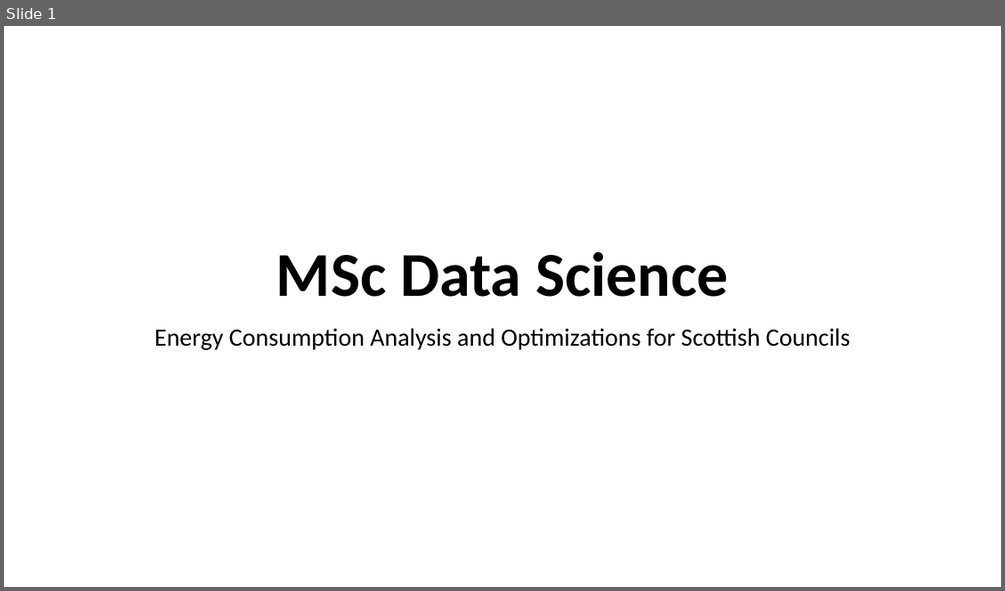
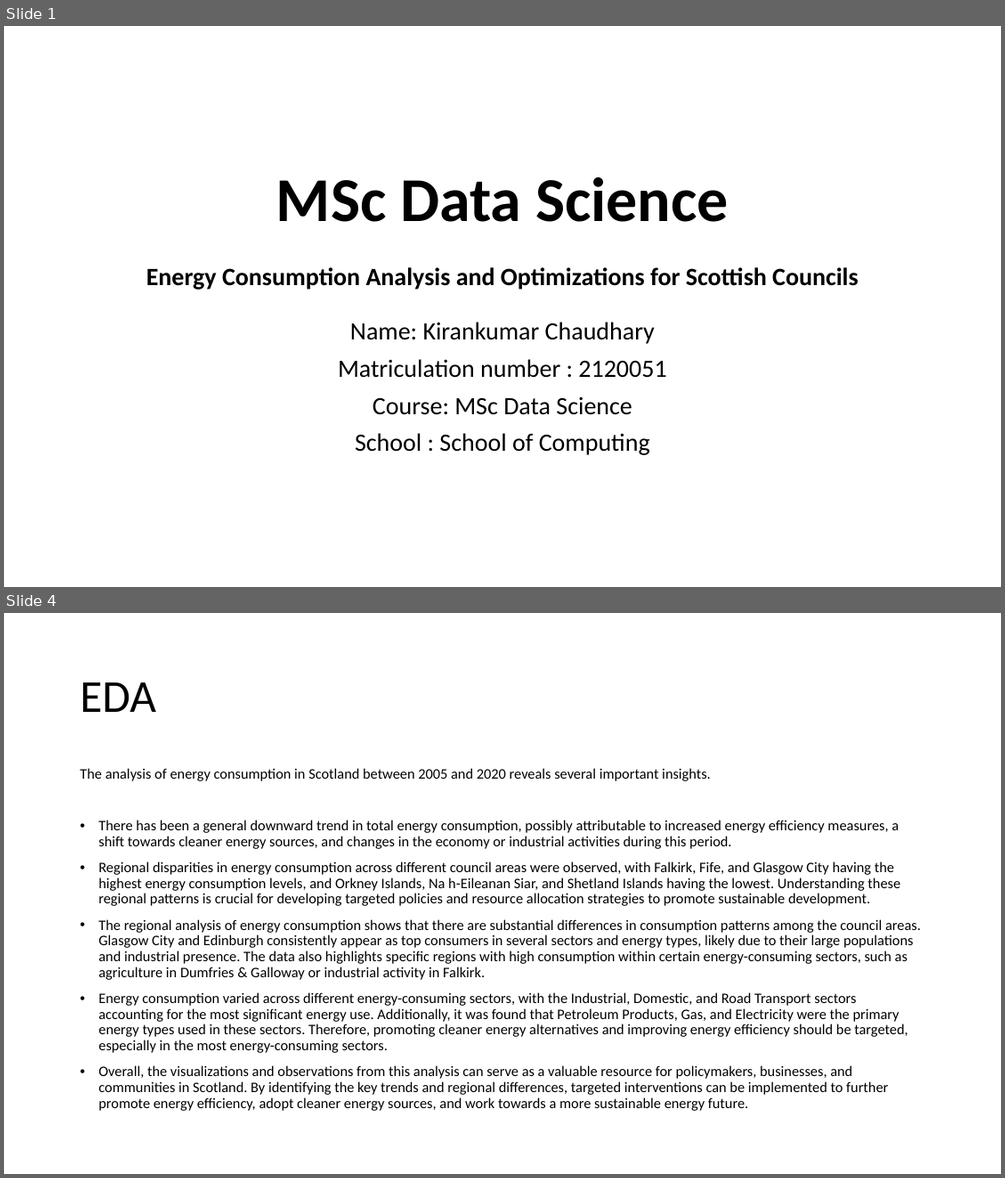
Before and after one commit to kirankrch24/MSc-Project, a slide deck: Presentation.pptx. Shown one above the other, each under a label of ours: slide 1 before the commit, slides 1 and 4 after it; the slides between them are not shown. The pictures are 1005x591 and 1005x1178 pixels, drawn with LibreOffice and Linux fonts; fonts in the diff are those of the drawing. Boxes give left, top, right and bottom in pixels: in the first picture for what was removed or moved away, otherwise in the second. Text is boxed around its words. In the diff, an @@ line names an element or a change of style, - is before the commit and + after.

```diff
--- a/Presentation.pptx
+++ b/Presentation.pptx
@@ slide 4 added at box(4, 613, 1001, 1174), background #FFFFFF @@
@@ title added at box(80, 682, 156, 712), 44 pt, text #000000 @@
+EDA
@@ text added at box(80, 768, 921, 1111), 14 pt, text #000000 @@
+The analysis of energy consumption in Scotland between 2005 and 2020 reveals several important insights.
+• There has been a general downward trend in total energy consumption, possibly attributable to increased energy efficiency measures, a shift towards cleaner energy sources, and changes in the economy or industrial activities during this period.
+• Regional disparities in energy consumption across different council areas were observed, with Falkirk, Fife, and Glasgow City having the highest energy consumption levels, and Orkney Islands, Na h-Eileanan Siar, and Shetland Islands having the lowest. Understanding these regional patterns is crucial for developing targeted policies and resource allocation strategies to promote sustainable development.
+• The regional analysis of energy consumption shows that there are substantial differences in consumption patterns among the council areas. Glasgow City and Edinburgh consistently appear as top consumers in several sectors and energy types, likely due to their large populations and industrial presence. The data also highlights specific regions with high consumption within certain energy-consuming sectors, such as agriculture in Dumfries & Galloway or industrial activity in Falkirk.
+• Energy consumption varied across different energy-consuming sectors, with the Industrial, Domestic, and Road Transport sectors accounting for the most significant energy use. Additionally, it was found that Petroleum Products, Gas, and Electricity were the primary energy types used in these sectors. Therefore, promoting cleaner energy alternatives and improving energy efficiency should be targeted, especially in the most energy-consuming sectors.
+• Overall, the visualizations and observations from this analysis can serve as a valuable resource for policymakers, businesses, and communities in Scotland. By identifying the key trends and regional differences, targeted interventions can be implemented to further promote energy efficiency, adopt cleaner energy sources, and work towards a more sustainable energy future.
@@ slide 1 changed as well @@
@@ title "MSc Data Science": place and size @@
-title "MSc Data Science" at box(276, 252, 728, 297)
+title "MSc Data Science" at box(276, 177, 728, 222)
@@ subtitle at box(146, 267, 858, 455): text changed @@
-Energy Consumption Analysis and Optimizations for Scottish Councils
+Energy Consumption Analysis and Optimizations for Scottish Councils
+Name: Kirankumar Chaudhary
+Matriculation number : 2120051
+Course: MSc Data Science
+School : School of Computing
```
Also in this commit, not shown: 4 other slides changed, 1 other slide added, 1 slide removed, 13 other files.
